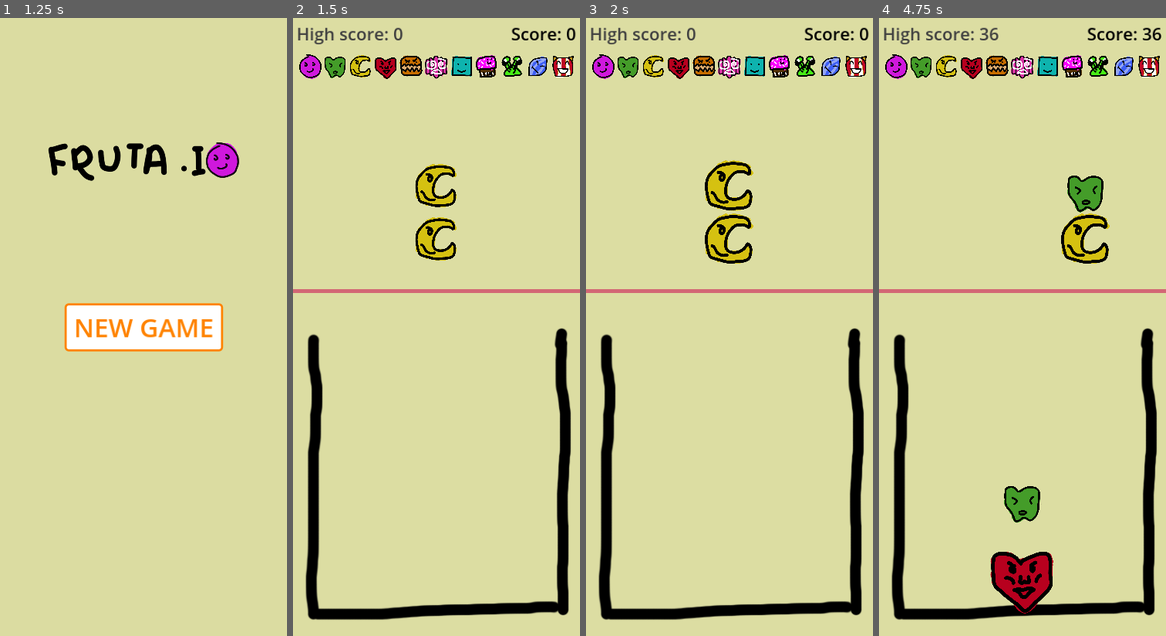
Above: before the commit, frames 1-4 (left to right).
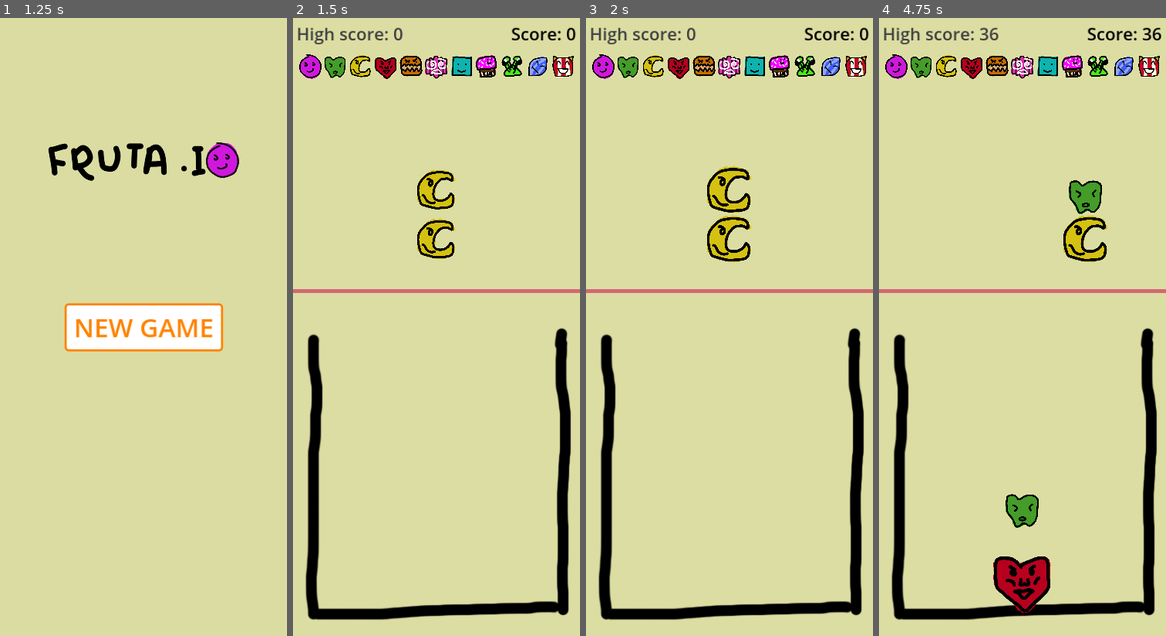
Above: after the commit, the same moments.

Repository: FlamingRat/fruta.io
Game: Godot game, scene res://scenes/menu/intro.tscn
Two runs of this game, one before a commit and one after it. Both use one fixed random seed, a clock stepped at 60 frames per second and the inputs below.
Inputs (mouse positions are in pixels of both pictures, inside the frame that each line leads up to):
- Up to frame 1 (1.25 s): click (143, 327) at 0.5 s
- Up to frame 2 (1.5 s): click "NEW GAME" at 1.25 s
- Up to frame 3 (2 s): no input
- Up to frame 4 (4.75 s): click (1022, 351) at 2 s; click (1022, 351) at 2.75 s; click (1022, 351) at 3.5 s; move the mouse to (1085, 296) at 4.27 s

Frame 1 is identical in both runs. In frame 2, 0.9% of the frame differs, in the area x 42-57%, y 23-40%; in frame 3, 1.1%; in frame 4, 1.8%, in the area x 38-81%, y 25-97%.

Commit message:
Adjust fruit size scaling

Diff:
--- a/scenes/fruit/fruit.gd
+++ b/scenes/fruit/fruit.gd
@@ -6,7 +6,7 @@
 
 
 const SCALE_BASE_INCREASE = 1
-const SCALE_PER_LEVEL_RATIO = 1.25
+const SCALE_PER_LEVEL_RATIO = 1.15
 const MAX_LEVEL: int = 11
 const TIME_TO_MATURE: float = 0.1
 
